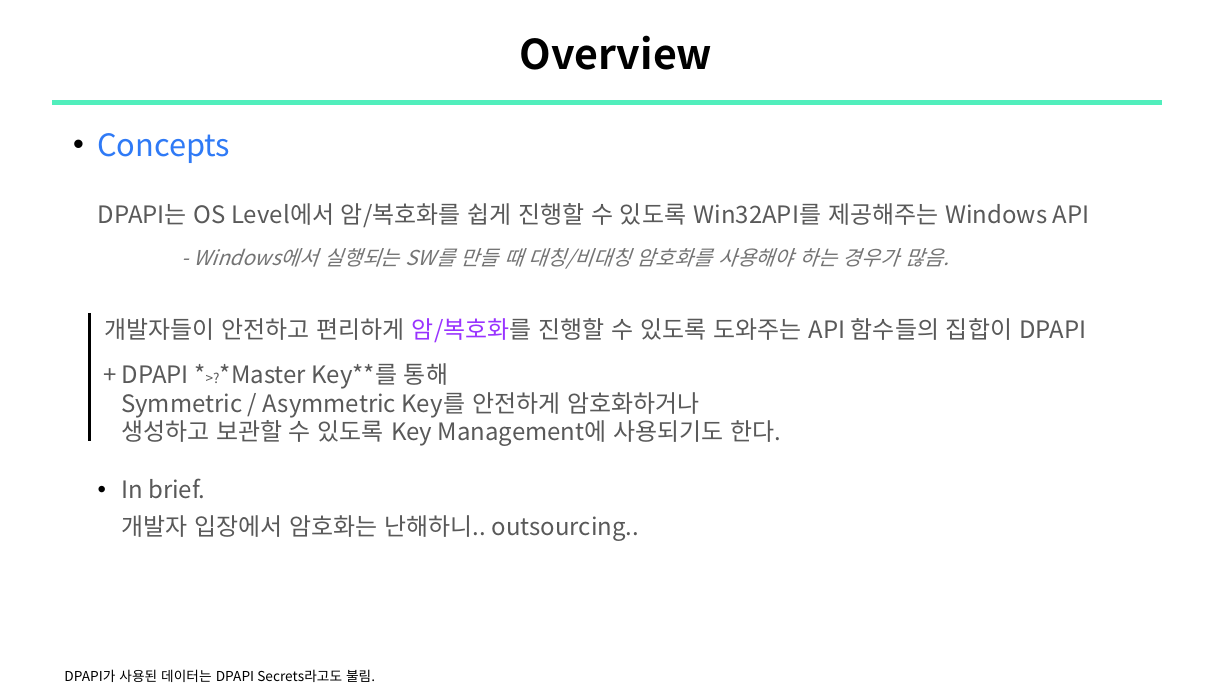
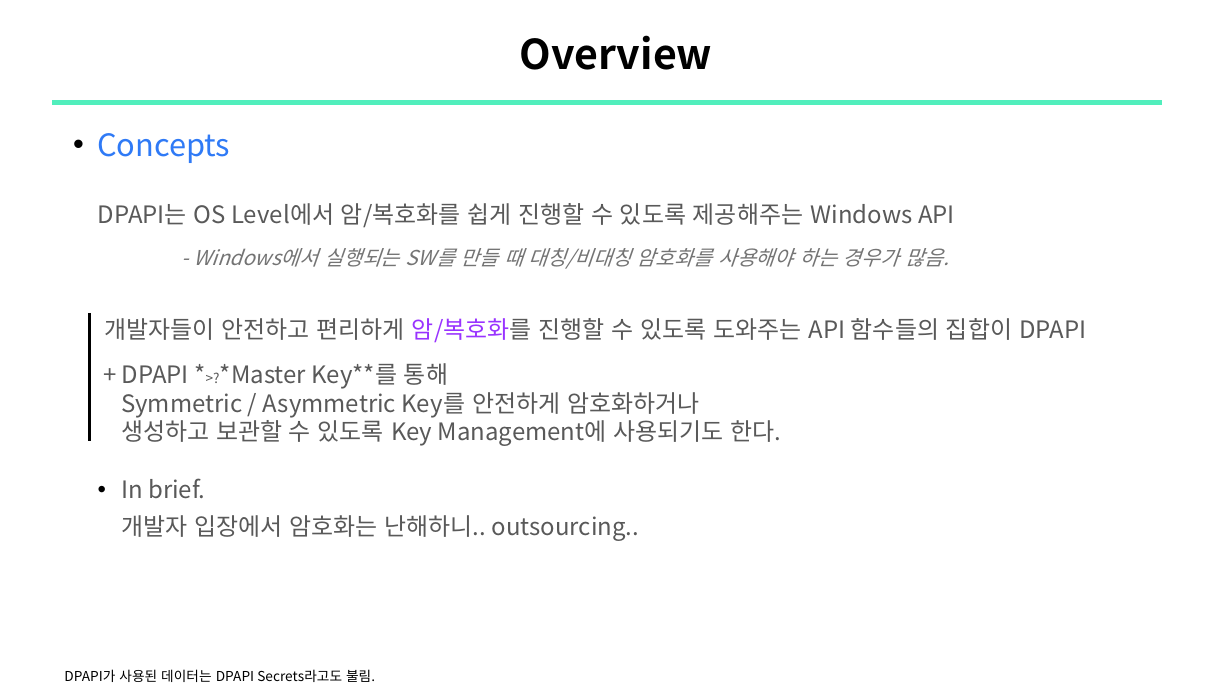
Before and after one commit to sewonpark292/SSL-Seminar, a slide deck: slide 3 of 14_DPAPI.pptx. Drawn at 1232x693 pixels with LibreOffice and Linux fonts; fonts in the diff are those of the drawing. Boxes give left, top, right and bottom in pixels: in the first picture for what was removed or moved away, otherwise in the second. Text is boxed around its words. In the diff, an @@ line names an element or a change of style, - is before the commit and + after.

```diff
--- a/14_DPAPI.pptx
+++ b/14_DPAPI.pptx
@@ text at (98, 203, 955, 228): text changed @@
-    DPAPI는 OS Level에서 암/복호화를 쉽게 진행할 수 있도록 Win32API를 제공해주는 Windows API
+    DPAPI는 OS Level에서 암/복호화를 쉽게 진행할 수 있도록 제공해주는 Windows API
```
Also in this commit, not shown: 8 other slides changed, 8 slides added, 9 slides removed.
